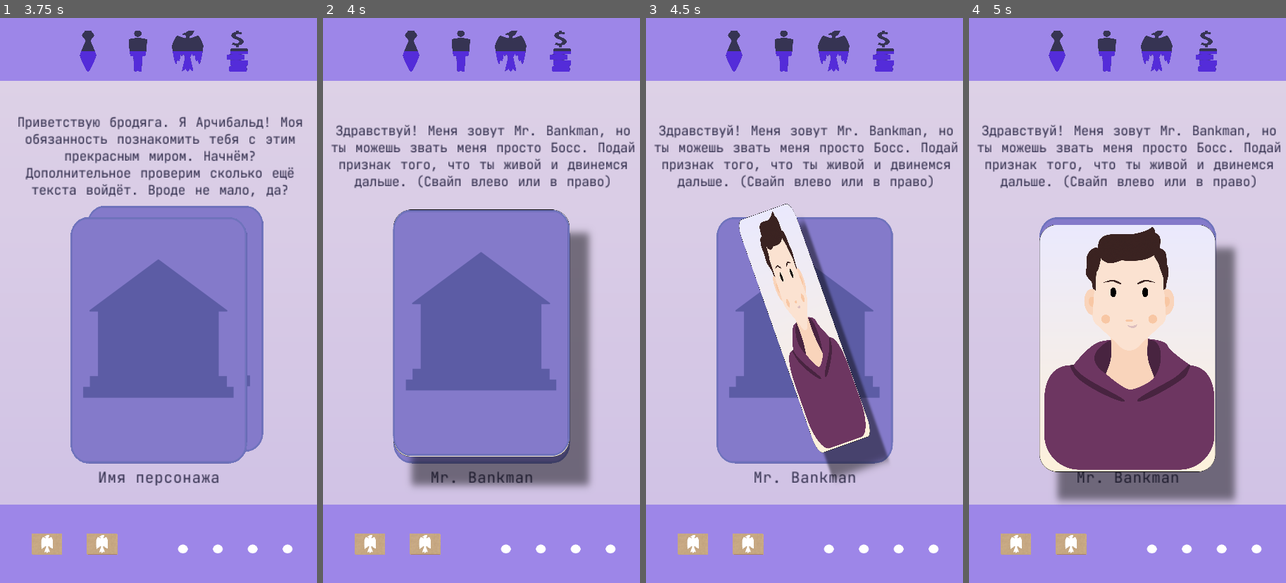
Above: before the commit, frames 1-4 (left to right).
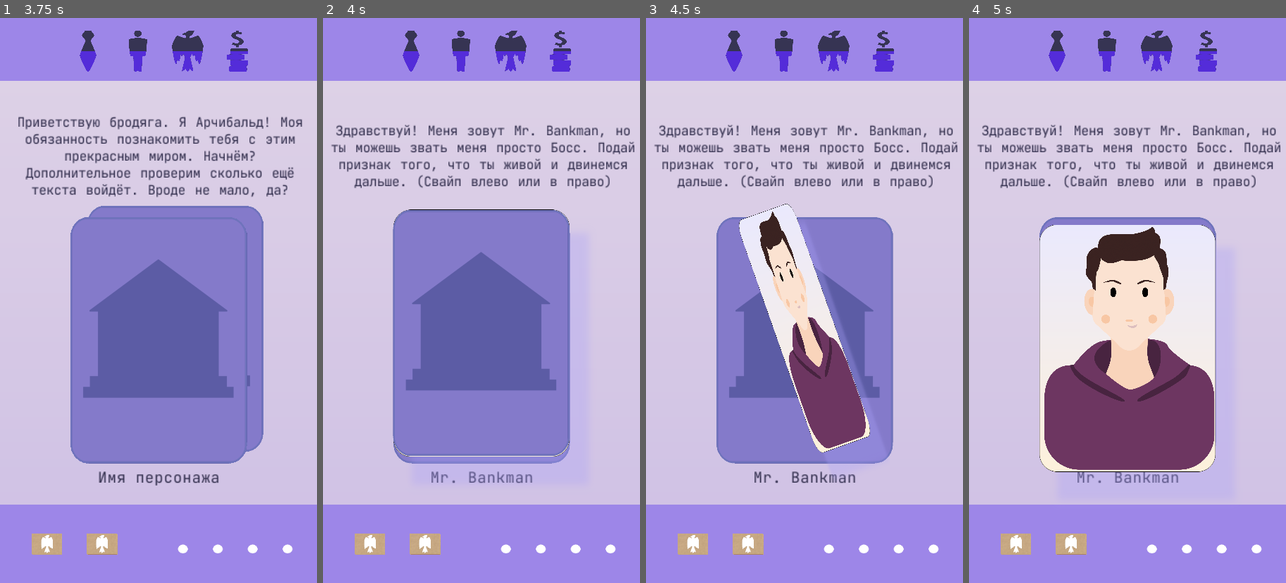
Above: after the commit, the same moments.

Repository: Nothengem/Mr.-Bankman
Game: Godot game, scene res://Scenes/StartMenu.tscn
Two runs of this game, one before a commit and one after it. Both use one fixed random seed, a clock stepped at 60 frames per second and the inputs below. The engine's default icon, where the game draws it, is replaced by a stand-in: a white triangle on a blue panel in a dark square.
Inputs (mouse positions are in pixels of both pictures, inside the frame that each line leads up to):
- Up to frame 1 (3.75 s): tap Enter at 0.5 s; move the mouse to (228, 272) at 0.52 s; click (228, 272) at 0.67 s; click (66, 85) at 1.25 s; click (247, 85) at 2 s; click "1" at 2.75 s; drag from (95, 328) to (142, 413) at 3.52 s
- Up to frame 2 (4 s): no input
- Up to frame 3 (4.5 s): move the mouse to (804, 311) at 4.27 s; click (804, 311) at 4.42 s
- Up to frame 4 (5 s): no input

Frame 1 is identical in both runs. In frame 2, 6.0% of the frame differs, in the area x 27-85%, y 37-84%; in frame 3, 2.0%; in frame 4, 6.0%.

Commit message:
Корректировки

Diff:
--- a/Scenes/Character(nextcharacter).tscn
+++ b/Scenes/Character(nextcharacter).tscn
@@ -113,8 +113,7 @@
 script = ExtResource( 19 )
 
 [node name="CardShadow" type="NinePatchRect" parent="."]
-modulate = Color( 1, 1, 1, 0.490196 )
-self_modulate = Color( 0.0470588, 0.0470588, 0.0470588, 1 )
+modulate = Color( 1, 1, 1, 0.32549 )
 anchor_left = 0.5
 anchor_top = 0.5
 anchor_right = 0.5
--- a/Scenes/CharacterControl.tscn
+++ b/Scenes/CharacterControl.tscn
@@ -152,7 +152,6 @@
 "CharacterControl",
 ]]
 position = Vector2( 540, 1122 )
-scale = Vector2( 1, 1 )
 script = ExtResource( 2 )
 
 [node name="NeedTo" parent="." instance=ExtResource( 4 )]
--- a/Scenes/CharacterPortraitStandAlone.tscn
+++ b/Scenes/CharacterPortraitStandAlone.tscn
@@ -10,7 +10,7 @@
 [ext_resource path="res://Resources/GFX/CharacterCotaint/Glasses/Glasses0.png" type="Texture" id=8]
 [ext_resource path="res://Resources/GFX/CharacterCotaint/Mouth/Mouth1.png" type="Texture" id=9]
 [ext_resource path="res://Resources/GFX/CharacterCotaint/Shirt/Shirt1.png" type="Texture" id=10]
-[ext_resource path="res://Resources/GFX/CharacterCotaint/Nose/Nose1.png" type="Texture" id=11]
+[ext_resource path="res://Resources/GFX/CharacterCotaint/Nose/Nose16.png" type="Texture" id=11]
 [ext_resource path="res://Resources/GFX/CharacterCotaint/Jowls/Jowls1.png" type="Texture" id=12]
 [ext_resource path="res://Resources/GFX/CharacterCotaint/Eyebrows/Eyebrows1.png" type="Texture" id=13]
 [ext_resource path="res://Scenes/CharacterPortraitStandAlone.gd" type="Script" id=14]
